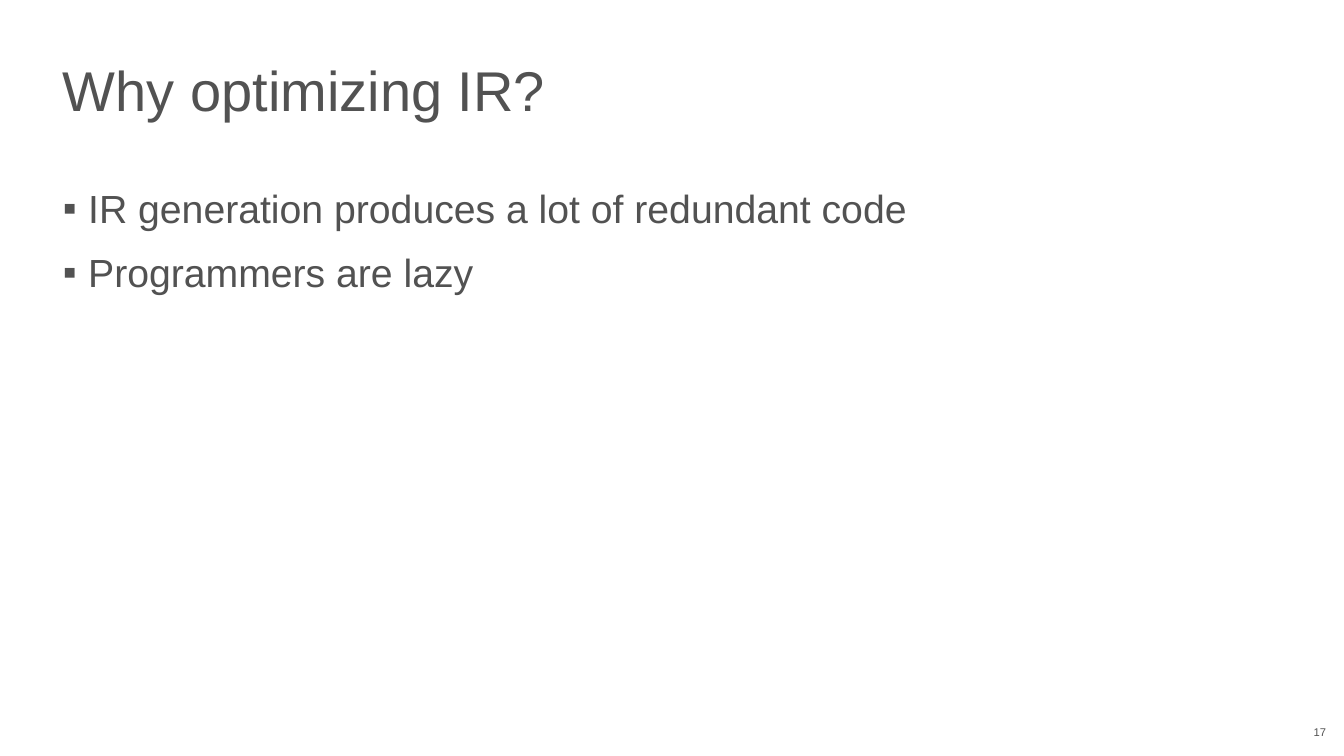
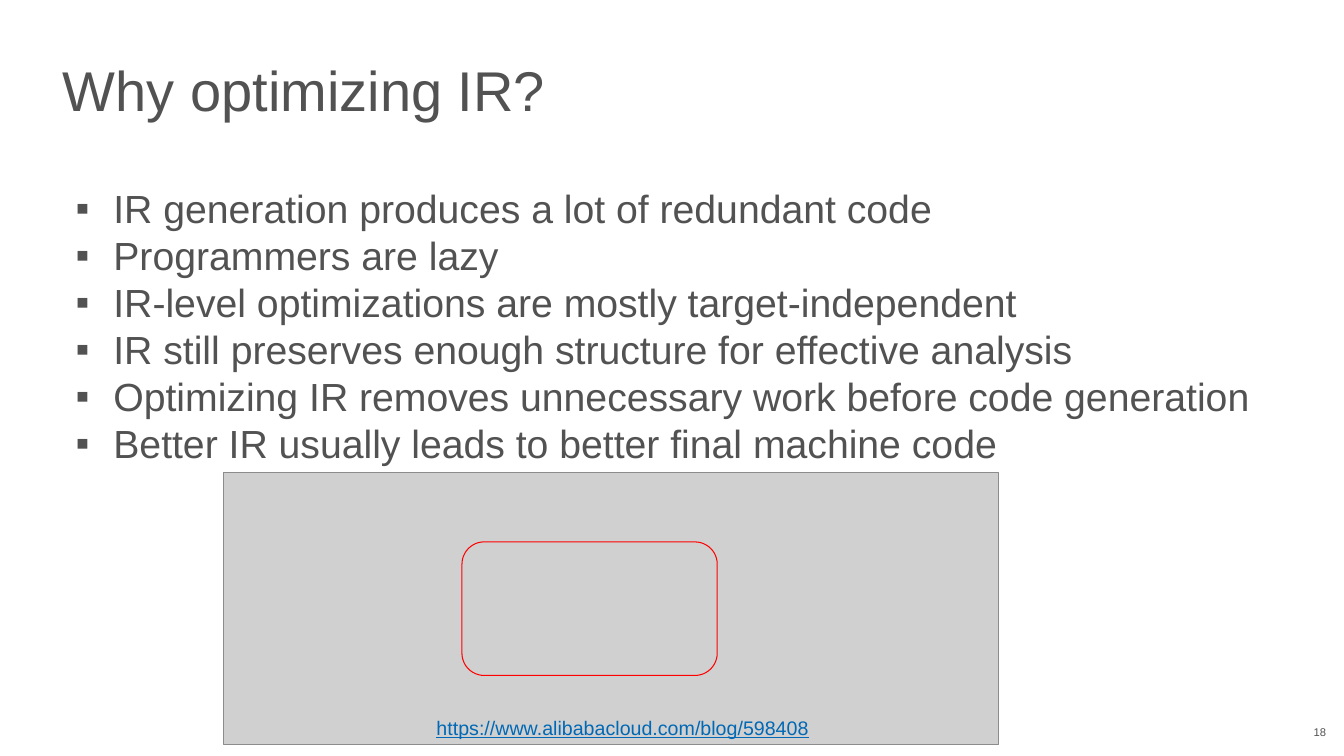
Before and after one commit to NN-complr-tech/Complr-course-lectures, a slide deck: slide 18 of 05-Optimizations-1.pptx (slide 17 before the commit). Drawn at 1344x756 pixels with LibreOffice and Linux fonts; fonts in the diff are those of the drawing; grey boxes stand for pictures. Boxes give left, top, right and bottom in pixels: in the first picture for what was removed or moved away, otherwise in the second. Text is boxed around its words. In the diff, an @@ line names an element or a change of style, - is before the commit and + after.

Commit message:
Add 05-Optimizations-1 slides (2026)

```diff
--- a/05-Optimizations-1.pptx
+++ b/05-Optimizations-1.pptx
@@ text at bbox=[113, 194, 932, 278]: indent changed; less space between paragraphs @@
@@ text at bbox=[113, 288, 1249, 466]: paragraphs added @@
+▪ IR-level optimizations are mostly target-independent
+▪ IR still preserves enough structure for effective analysis
+▪ Optimizing IR removes unnecessary work before code generation
+▪ Better IR usually leads to better final machine code
@@ picture added at bbox=[224, 473, 999, 744] @@
@@ rounded rectangle added at bbox=[462, 542, 717, 676], outline #FF0000 0.75 pt @@
@@ text added at bbox=[436, 720, 808, 739], 14 pt, text #0068B5, underline @@
+https://www.alibabacloud.com/blog/598408
@@ page number at bbox=[1314, 728, 1326, 736]: text changed @@
-17
+18
```
Also in this commit, not shown: 22 other slides changed, 3 slides added, 1 slide removed.
